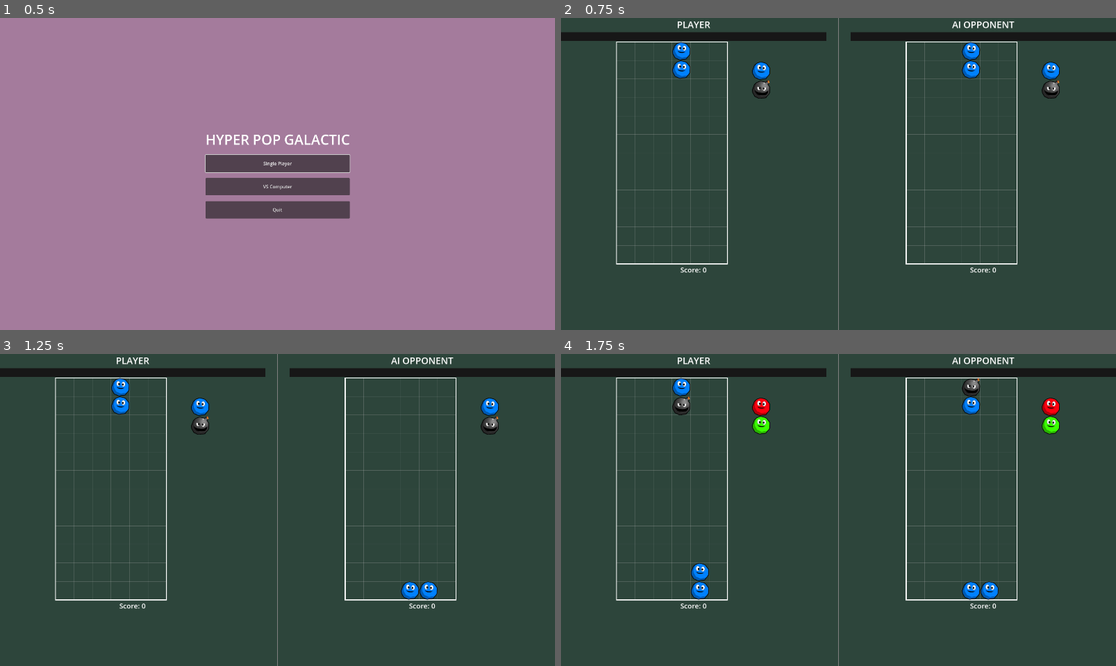
Above: before the commit, frames 1-4 (two rows, left to right).
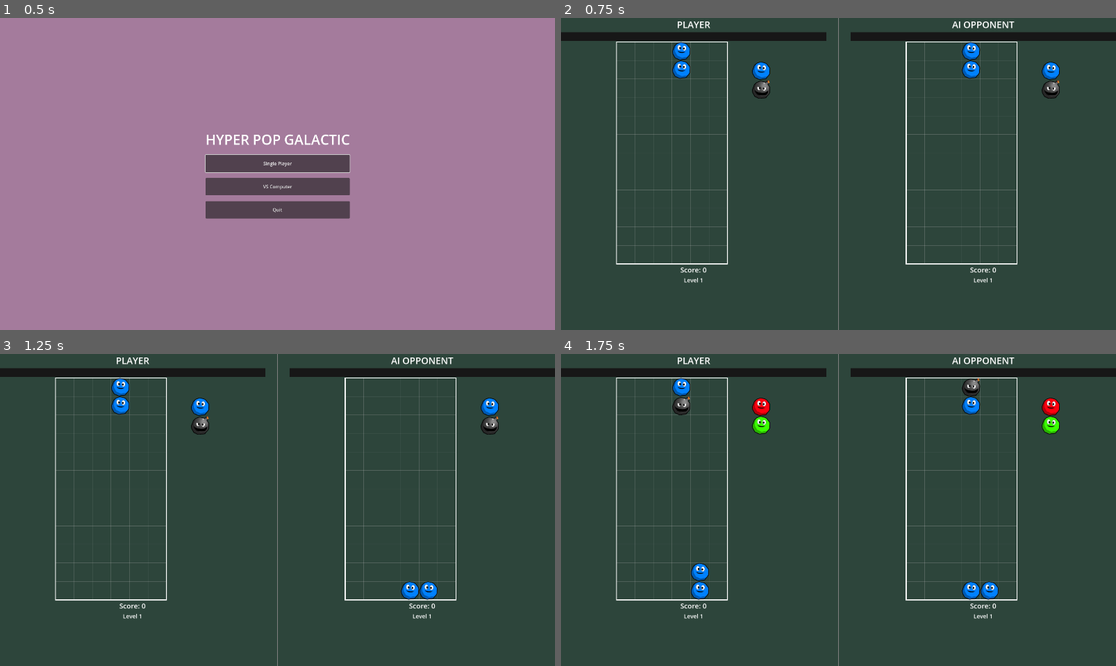
Above: after the commit, the same moments.

Repository: csmallfield/PuyoPuyo
Game: Godot game, scene res://scenes/MainMenu.tscn
Two runs of this game, one before a commit and one after it. Both use one fixed random seed, a clock stepped at 60 frames per second and the inputs below. The engine's default icon, where the game draws it, is replaced by a stand-in: a white triangle on a blue panel in a dark square.
Inputs:
- Up to frame 1 (0.5 s): no input
- Up to frame 2 (0.75 s): click "VS Computer" at 0.5 s
- Up to frame 3 (1.25 s): no input
- Up to frame 4 (1.75 s): hold Right (move_right) from 1.28 s (still down); hold Space (fast_drop) from 1.28 s (still down)

Frame 1 is identical in both runs. In frame 2, less than 0.1% of the frame differs, in the area x 22-78%, y 83-85%; in frame 3, less than 0.1%; in frame 4, less than 0.1%.

Commit message:
adding speed levels, not working yet.

Diff:
--- a/puyopuyo_prototype/scenes/VSMode.tscn
+++ b/puyopuyo_prototype/scenes/VSMode.tscn
@@ -63,6 +63,12 @@
 text = "Score:0"
 horizontal_alignment = 1
 
+[node name="LevelLabel" type="Label" parent="GameContainer/PlayerSide"]
+layout_mode = 2
+theme_override_font_sizes/font_size = 20
+text = "Level 1"
+horizontal_alignment = 1
+
 [node name="VSeparator" type="VSeparator" parent="GameContainer"]
 custom_minimum_size = Vector2(4, 0)
 layout_mode = 2
@@ -93,6 +99,12 @@
 layout_mode = 2
 theme_override_font_sizes/font_size = 24
 text = "Score:0"
+horizontal_alignment = 1
+
+[node name="LevelLabel" type="Label" parent="GameContainer/AISide"]
+layout_mode = 2
+theme_override_font_sizes/font_size = 20
+text = "Level 1"
 horizontal_alignment = 1
 
 [node name="ResultPanel" type="Panel" parent="."]
--- a/puyopuyo_prototype/scripts/GameState.gd
+++ b/puyopuyo_prototype/scripts/GameState.gd
@@ -41,28 +41,28 @@
 # Speed level system - easily tunable arrays
 var level_thresholds = [
 	0,      # Level 1
-	500,    # Level 2
-	1200,   # Level 3
-	2000,   # Level 4
-	3000,   # Level 5
-	4500,   # Level 6
-	6500,   # Level 7
-	9000,   # Level 8
-	12000,  # Level 9
-	16000   # Level 10
+	800,    # Level 2 - harder to reach
+	2000,   # Level 3
+	3500,   # Level 4
+	5500,   # Level 5
+	8000,   # Level 6
+	11000,  # Level 7
+	15000,  # Level 8
+	20000,  # Level 9
+	26000   # Level 10
 ]
 
 var level_speeds = [
-	1.0,    # Level 1
-	0.85,   # Level 2
-	0.7,    # Level 3
-	0.55,   # Level 4
-	0.45,   # Level 5
-	0.35,   # Level 6
-	0.28,   # Level 7
-	0.22,   # Level 8
-	0.18,   # Level 9
-	0.15    # Level 10
+	1.00,    # Level 1
+	0.75,   # Level 2 - faster jump
+	0.55,   # Level 3
+	0.4,    # Level 4
+	0.3,    # Level 5
+	0.22,   # Level 6
+	0.16,   # Level 7
+	0.12,   # Level 8
+	0.09,   # Level 9
+	0.07    # Level 10 - extremely fast!
 ]
 
 var level_multipliers = [
--- a/puyopuyo_prototype/scripts/Grid.gd
+++ b/puyopuyo_prototype/scripts/Grid.gd
@@ -14,6 +14,9 @@
 var next_piece_pair = null
 var fall_timer = 0.0
 var clearing_matches = false
+
+# Custom fall speed for this grid - ADD THIS
+var my_fall_speed = 1.0
 
 # Chain tracking for cascade bonuses
 var current_chain_count = 0
@@ -101,7 +104,8 @@
 		else:
 			# Normal falling behavior
 			fall_timer += delta
-			if fall_timer >= GameState.get_fall_speed():
+			# USE CUSTOM FALL SPEED INSTEAD OF GameState.get_fall_speed()
+			if fall_timer >= my_fall_speed:
 				fall_timer = 0.0
 				move_piece_down()
 
@@ -118,6 +122,10 @@
 	clear_all_pieces()
 	my_sequence_index = 0
 	spawn_new_piece_pair()
+
+func set_fall_speed(speed: float):
+	"""Set custom fall speed for this grid"""
+	my_fall_speed = speed
 
 func clear_all_pieces():
 	for child in get_children():
--- a/puyopuyo_prototype/scripts/VSMode.gd
+++ b/puyopuyo_prototype/scripts/VSMode.gd
@@ -12,6 +12,10 @@
 @onready var result_restart_button = $ResultPanel/VBoxContainer/RestartButton
 @onready var result_menu_button = $ResultPanel/VBoxContainer/MenuButton
 
+@onready var player_level_label: Label = $GameContainer/PlayerSide/LevelLabel
+@onready var ai_level_label: Label = $GameContainer/AISide/LevelLabel
+
+
 # Pause panel elements
 @onready var pause_panel = $PausePanel
 @onready var pause_resume_button = $PausePanel/VBoxContainer/ResumeButton
@@ -29,6 +33,10 @@
 var ai_score = 0
 var last_global_score = 0
 
+# Track levels separately for each player - ADD THESE
+var player_level = 1
+var ai_level = 1
+
 # Garbage meter flash effect
 var player_meter_flash_timer = 0.0
 var ai_meter_flash_timer = 0.0
@@ -74,10 +82,12 @@
 	# Reset GameState
 	GameState.reset_game()
 
-	# Reset scores
+	# Reset scores and levels - ADD LEVEL RESETS
 	player_score = 0
 	ai_score = 0
 	last_global_score = 0
+	player_level = 1  # ADD THIS
+	ai_level = 1      # ADD THIS
 
 	# Create player grid
 	player_grid = Grid.instantiate()
@@ -86,8 +96,9 @@
 	player_grid.enable_input = false
 	player_grid.enable_camera_shake = false
 	player_grid.connect("game_over", _on_player_game_over)
-	player_grid.connect("garbage_sent", _on_player_sends_garbage)  # NEW
+	player_grid.connect("garbage_sent", _on_player_sends_garbage)
 	player_grid.set_meta("owner_type", "player")
+	player_grid.set_fall_speed(GameState.level_speeds[0])  # ADD THIS - Set initial speed
 
 	# Create AI grid
 	ai_grid = Grid.instantiate()
@@ -96,8 +107,9 @@
 	ai_grid.enable_input = false
 	ai_grid.enable_camera_shake = false
 	ai_grid.connect("game_over", _on_ai_game_over)
-	ai_grid.connect("garbage_sent", _on_ai_sends_garbage)  # NEW
+	ai_grid.connect("garbage_sent", _on_ai_sends_garbage)
 	ai_grid.set_meta("owner_type", "ai")
+	ai_grid.set_fall_speed(GameState.level_speeds[0])  # ADD THIS - Set initial speed
 
 	# Create AI controller
 	ai_controller = AIController.new()
@@ -122,6 +134,7 @@
 
 	# Update UI
 	update_score_labels()
+	update_level_labels()  # ADD THIS
 
 func _on_player_sends_garbage(nuisance_points: int):
 	"""Player sent garbage to AI"""
@@ -149,12 +162,15 @@
 		# Check which grid is clearing (has clearing_matches = true)
 		if player_grid and player_grid.clearing_matches:
 			player_score += score_delta
+			check_player_level_up()  # ADD THIS
 		elif ai_grid and ai_grid.clearing_matches:
 			ai_score += score_delta
+			check_ai_level_up()  # ADD THISelta
 
 func _process(delta):
 	if game_active and not is_paused:
 		update_score_labels()
+		update_level_labels()
 		update_garbage_meters(delta)
 
 func update_score_labels():
@@ -201,6 +217,53 @@
 			else:
 				ai_garbage_meter.modulate = Color(0.5, 0.5, 0.5)
 
+func check_player_level_up():
+	"""Check if player should level up based on score"""
+	var new_level = calculate_level_from_score(player_score)
+
+	if new_level != player_level:
+		player_level = new_level
+		print("Player leveled up to ", player_level)
+
+		# Update fall speed
+		if player_grid:
+			var speed_index = min(player_level - 1, GameState.level_speeds.size() - 1)
+			player_grid.set_fall_speed(GameState.level_speeds[speed_index])
+
+		update_level_labels()
+
+func check_ai_level_up():
+	"""Check if AI should level up based on score"""
+	var new_level = calculate_level_from_score(ai_score)
+
+	if new_level != ai_level:
+		ai_level = new_level
+		print("AI leveled up to ", ai_level)
+
+		# Update fall speed
+		if ai_grid:
+			var speed_index = min(ai_level - 1, GameState.level_speeds.size() - 1)
+			ai_grid.set_fall_speed(GameState.level_speeds[speed_index])
+
+		update_level_labels()
+
+func calculate_level_from_score(score: int) -> int:
+	"""Calculate level based on score using GameState thresholds"""
+	var level = 1
+
+	for i in range(GameState.level_thresholds.size() - 1, -1, -1):
+		if score >= GameState.level_thresholds[i]:
+			level = i + 1
+			break
+
+	return level
+
+func update_level_labels():
+	"""Update level display labels"""
+	player_level_label.text = "Level " + str(player_level)
+	ai_level_label.text = "Level " + str(ai_level)
+
+
 func _input(event):
 	# Handle pause
 	if event.is_action_pressed("pause") and game_active:
